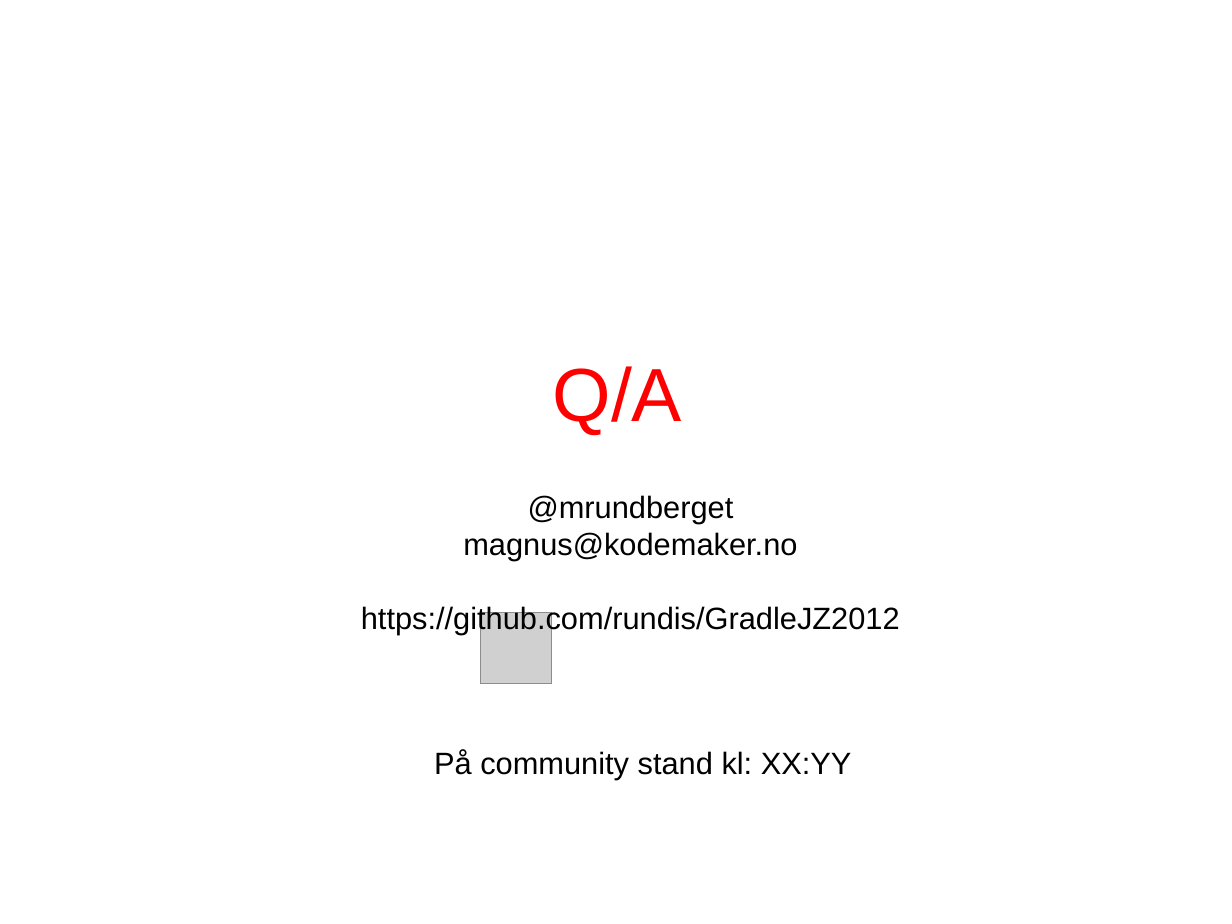
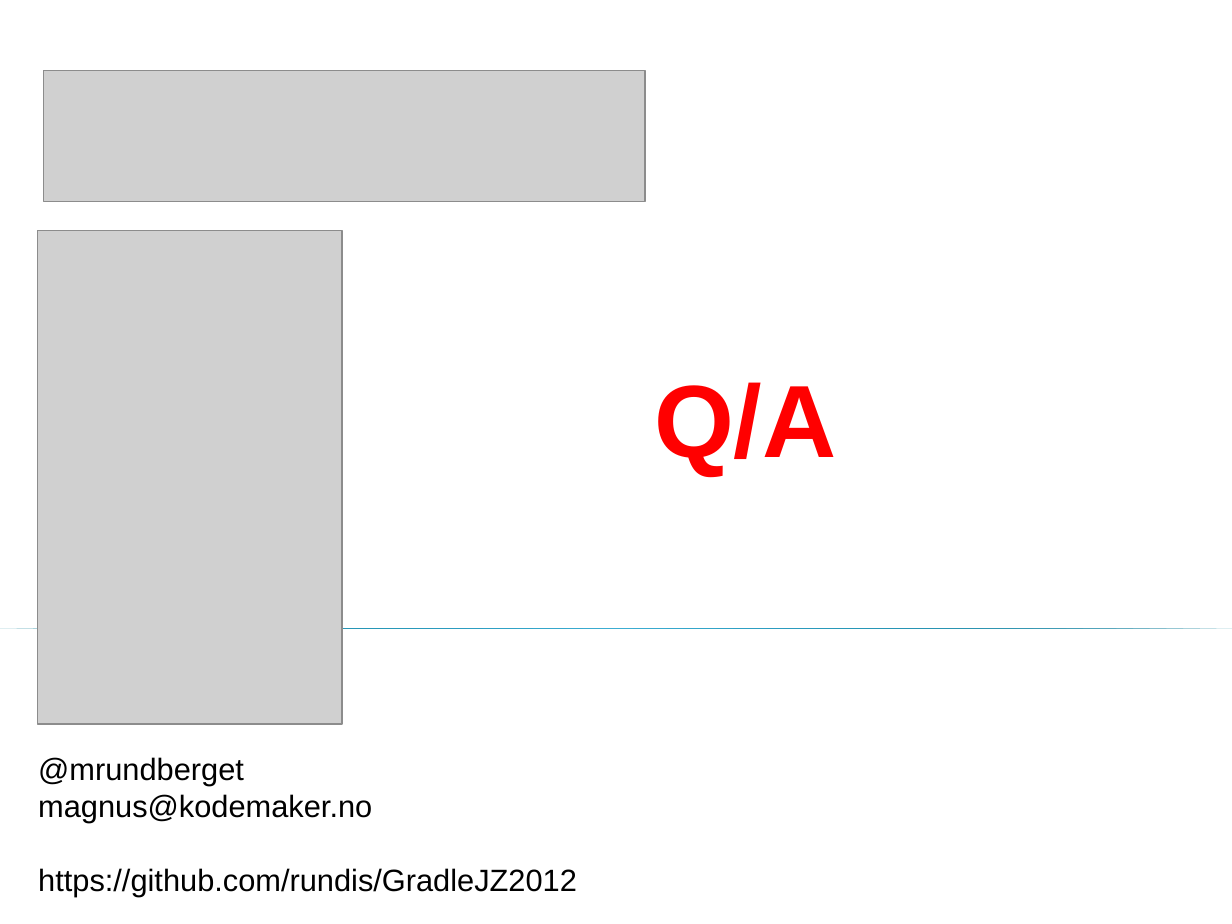
Before and after one commit to rundis/GradleJZ2012, a slide deck: slide 35 of GradleYourBuild.ppt (slide 37 before the commit). Drawn at 1232x924 pixels with LibreOffice and Linux fonts; fonts in the diff are those of the drawing; grey boxes stand for pictures. Boxes give left, top, right and bottom in pixels: in the first picture for what was removed or moved away, otherwise in the second. Text is boxed around its words. In the diff, an @@ line names an element or a change of style, - is before the commit and + after.

```diff
--- a/GradleYourBuild.ppt
+++ b/GradleYourBuild.ppt
@@ picture: place and size @@
-picture at [480,612,552,684]
+picture at [43,70,644,201]
@@ picture added at [37,230,341,724] @@
@@ text "Q/A": place and size @@
-text "Q/A" at [553,366,682,435]
+text "Q/A" at [654,382,836,477]
@@ text "Q/A" at [654,382,836,477]: size 44 to 60 pt, bold on @@
@@ right triangle added at [0,628,1232,628], fill gradient #007897 to #4ABBE0 @@
@@ text "@mrundberget": place and size @@
-text "@mrundberget" at [361,495,900,635]
+text "@mrundberget" at [38,757,577,896]
@@ text "@mrundberget" at [38,757,577,896]: alignment centre to left @@
@@ text removed at [434,750,852,780] @@
-På community stand kl: XX:YY
```
Also in this commit, not shown: 16 other slides changed, 6 slides added, 8 slides removed.
